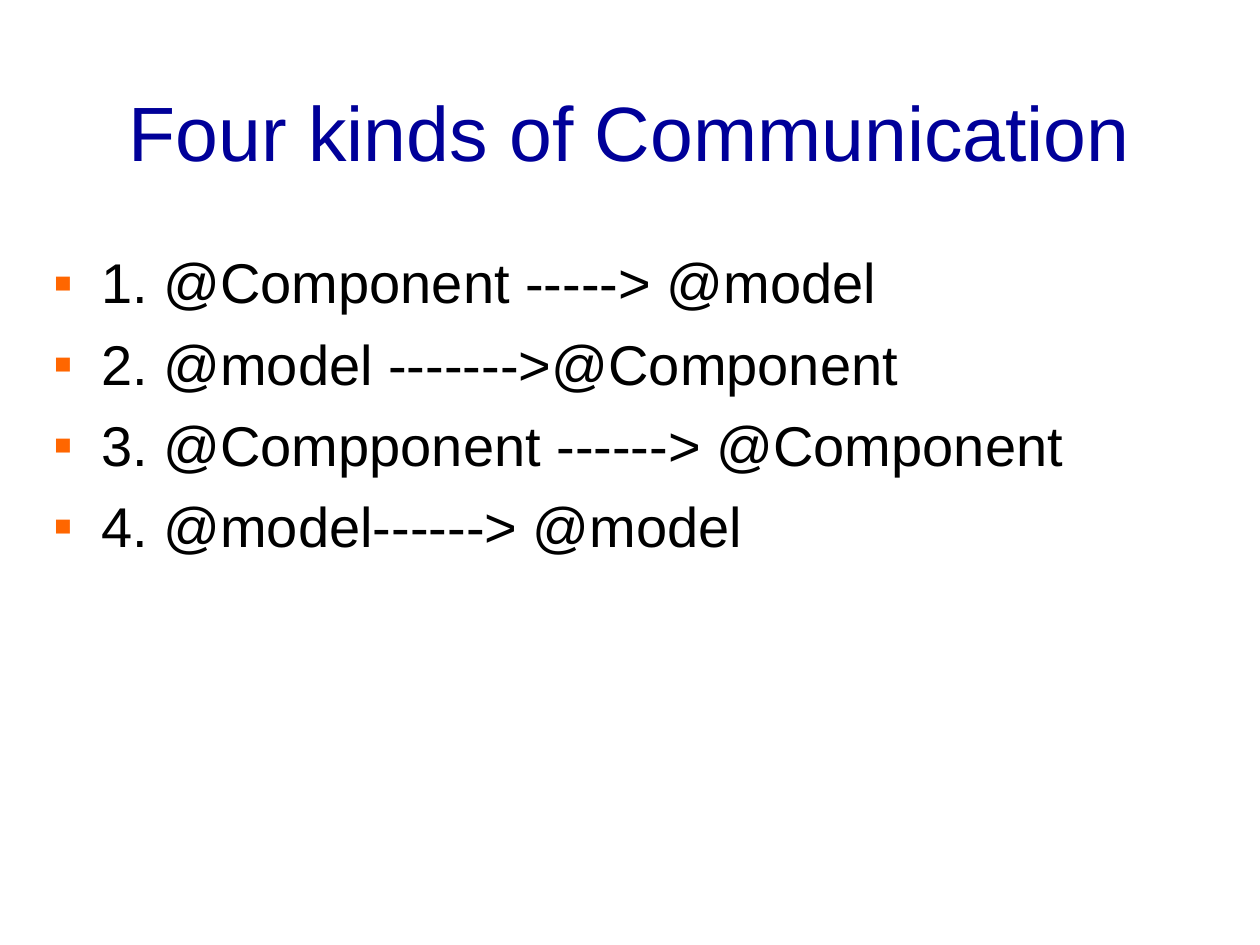
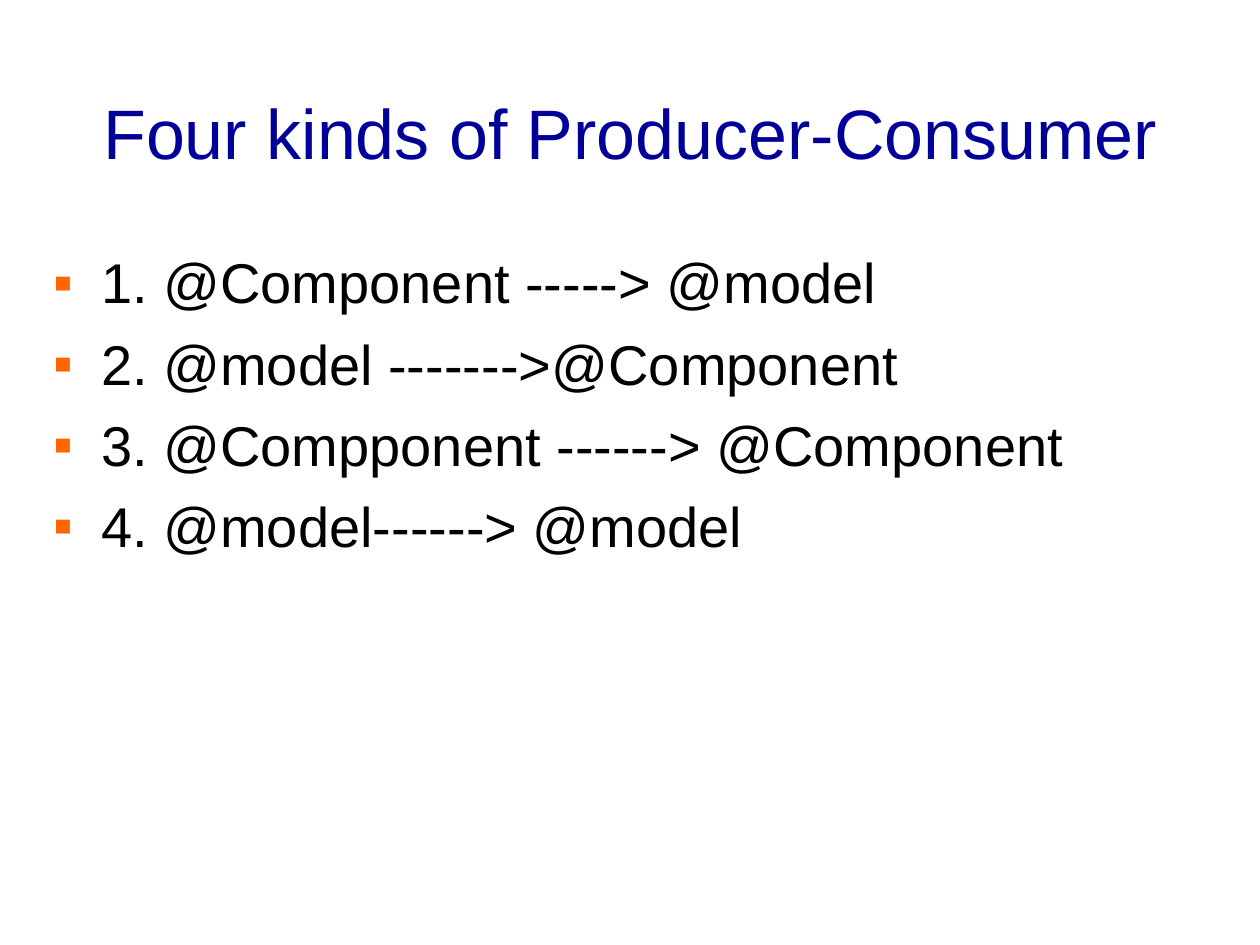
Before and after one commit to banq/jdonframework, a slide deck: slide 21 of doc/english/JdonFramework.ppt (slide 18 before the commit). Drawn at 1260x945 pixels with LibreOffice and Linux fonts; fonts in the diff are those of the drawing; background and template pictures are left out. Boxes give left, top, right and bottom in pixels: in the first picture for what was removed or moved away, otherwise in the second. Text is boxed around its words. In the diff, an @@ line names an element or a change of style, - is before the commit and + after.

```diff
--- a/doc/english/JdonFramework.ppt
+++ b/doc/english/JdonFramework.ppt
@@ title at (x1=103, y1=108, x2=1157, y2=160): text changed; size 44 to 40 pt @@
-Four kinds of Communication
+Four kinds of Producer-Consumer
```
Also in this commit, not shown: 5 other slides changed, 5 slides added, 1 slide removed, 1 other file.
